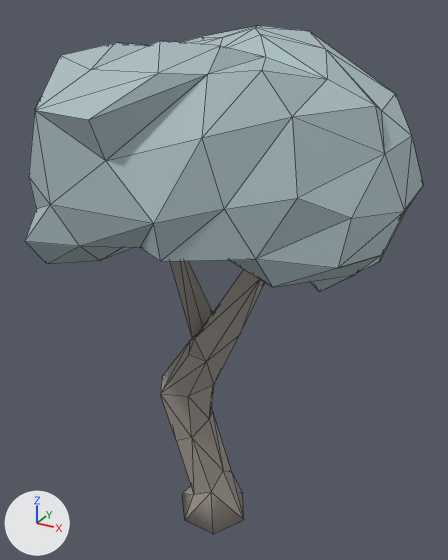
What one commit did to the FBX model Assets/Models/FBX/01/Drzewa/Tree_00.fbx.
The view is the same before and after, from a 50 mm lens placed at (6.57, -11.33, 12.52), pointed at (0.13, 0.38, 6.66). Lighting does not change. The marker at lower left points along +X, +Y and +Z. The older version comes first. Mesh edges are drawn as thin lines. Where no turn or scale is listed for an object, it has been applied to the vertices.

The older version as bpy lines, for what is in view:
```python
me_tree_00 = bpy.data.meshes.new('Tree_00')
me_tree_00.from_pydata(...)  # 176 vertices, 324 faces; spans x -4.16..4.29, y -3.73..3.81, z -0.02..12.14
# faces by material slot: [226, 98]
me_tree_00.materials.append(mat_leaves)  # light grey #aabec2
me_tree_00.materials.append(mat_bark)  # grey #9f978f
ob_tree_00 = bpy.data.objects.new('Tree_00', me_tree_00)
ob_tree_00.location = (0.0, 0.0, 0.0)
```
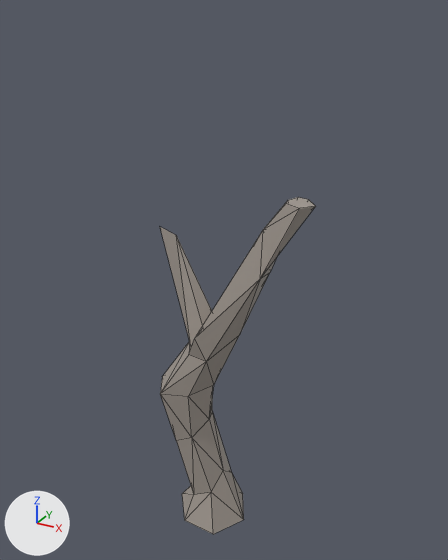
Diff of the bpy script that builds the scene:
```diff
--- a/Assets/Models/FBX/01/Drzewa/Tree_00.fbx.py
+++ b/Assets/Models/FBX/01/Drzewa/Tree_00.fbx.py
@@ me_tree_00 @@
 # used by ob_tree_00; location = (0.0, 0.0, 0.0)
-me_tree_00.from_pydata(...)  # 176 vertices, 324 faces; spans x -4.16..4.29, y -3.73..3.81, z -0.02..12.14
-me_tree_00.materials.append(mat_leaves)  # light grey #aabec2
+me_tree_00.from_pydata(...)  # 54 vertices, 90 faces; spans x -1.49..2.4, y -0.84..0.84, z -0.02..8.9
+# me_tree_00 part 1: the loose piece of 115 vertices spanning x -4.16..4.29, y -3.73..3.81, z 7.19..12.14 is deleted
+# me_tree_00 part 2
+# 10 vertices are removed from x -1.67..2.06, y -0.3..0.73, z 8.18..8.89
+# 20 faces are deleted
+# 6 vertices move from x -0.36..1.96, y -0.45..0.48, z 5.29..8.9 to x -0.34..2.12, y -0.41..0.43, z 4.99..8.9
+# 3 vertices are added at (2.4, 0.04, 8.89), (2.18, -0.26, 8.88), (1.28, 0.0, 8.22)
+# 12 new faces join them
 me_tree_00.materials.append(mat_bark)
```

Where the change shows, as pixel boxes (x1, y1, x2, y2) in the pictures (448 x 560 px):
'Tree_00', reshaped (61% narrower, 34% shorter)
    before: (25, 26, 423, 534)
    after: (160, 197, 315, 534)
part 1 of me_tree_00, deleted
    before: (25, 26, 423, 291)
part 2 of me_tree_00, cut back
    before: (181, 261, 259, 338)
    after: (177, 197, 315, 343)
